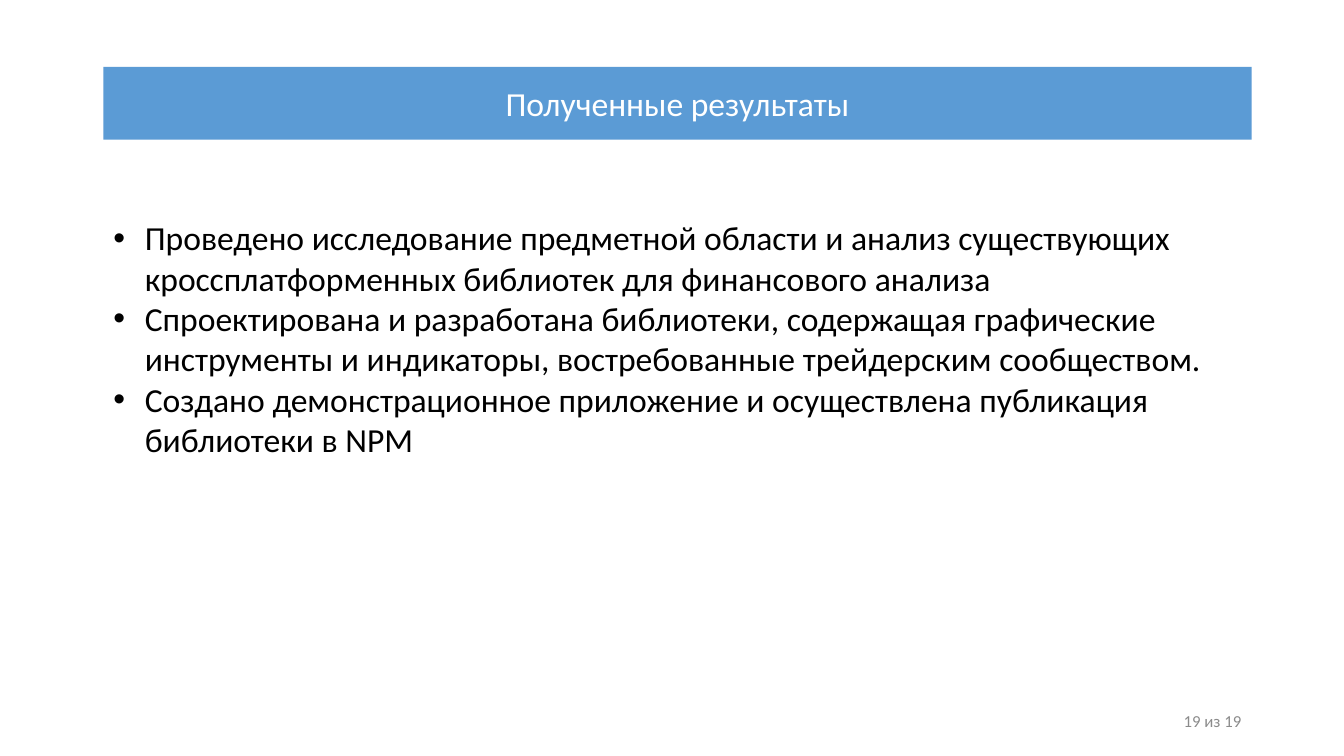
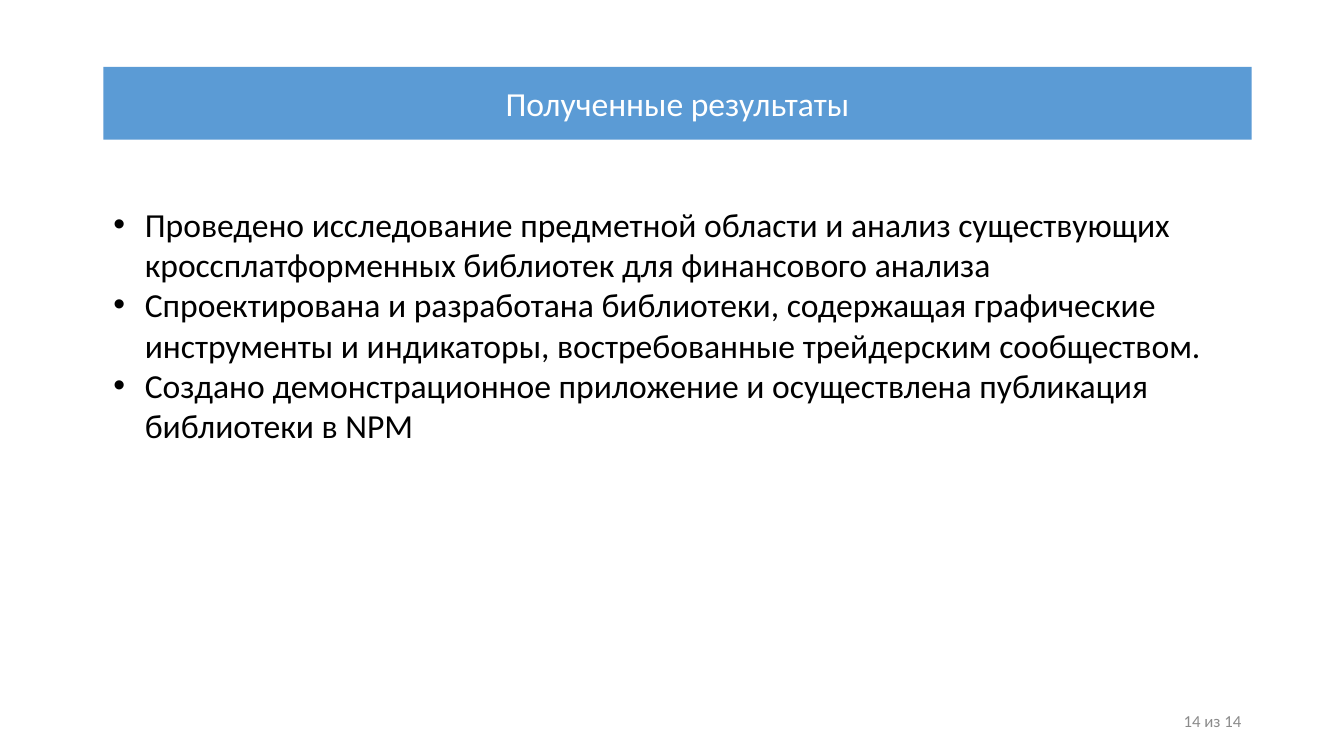
Before and after one commit to IliiaDenisov/masters-thesis, a slide deck: slide 14 of src/Презентация диплома.pptx (slide 19 before the commit). Drawn at 1344x756 pixels with LibreOffice and Linux fonts; fonts in the diff are those of the drawing. Boxes give left, top, right and bottom in pixels: in the first picture for what was removed or moved away, otherwise in the second. Text is boxed around its words. In the diff, an @@ line names an element or a change of style, - is before the commit and + after.

```diff
--- a/src/Презентация диплома.pptx
+++ b/src/Презентация диплома.pptx
@@ text "Проведено исследование предметной области и ...": place and size @@
-text "Проведено исследование предметной области и ..." at bbox=[145, 227, 1200, 453]
+text "Проведено исследование предметной области и ..." at bbox=[145, 214, 1200, 439]
@@ text at bbox=[1184, 716, 1241, 727]: text changed @@
-19 из 19
+14 из 14
```
Also in this commit, not shown: 12 other slides changed, 5 slides removed.
